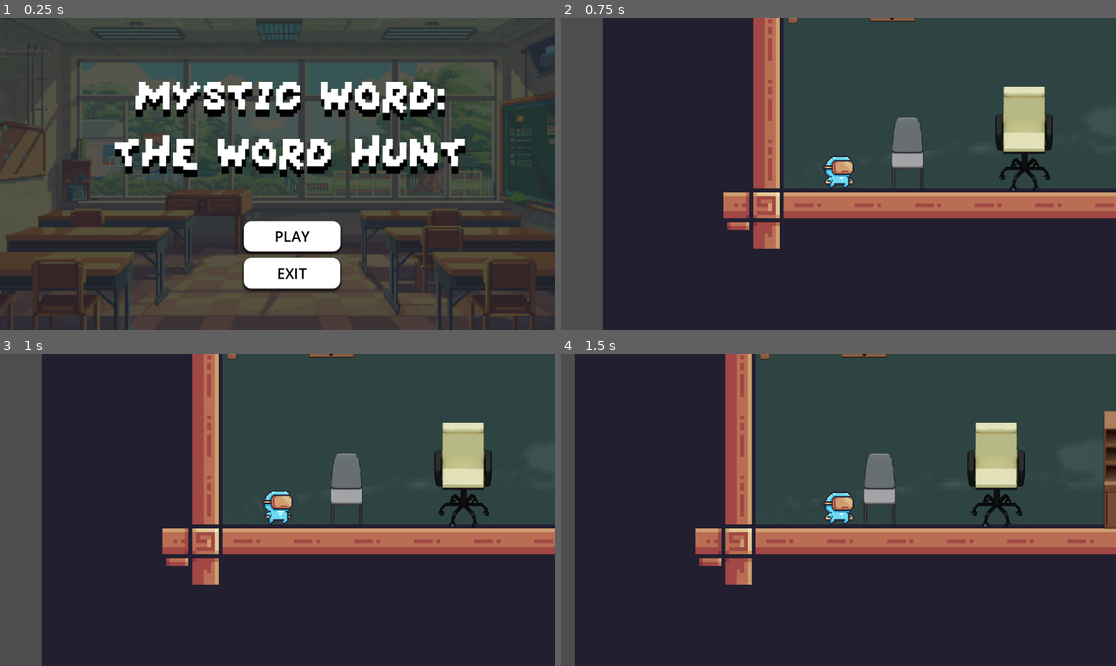
Above: before the commit, frames 1-4 (two rows, left to right).
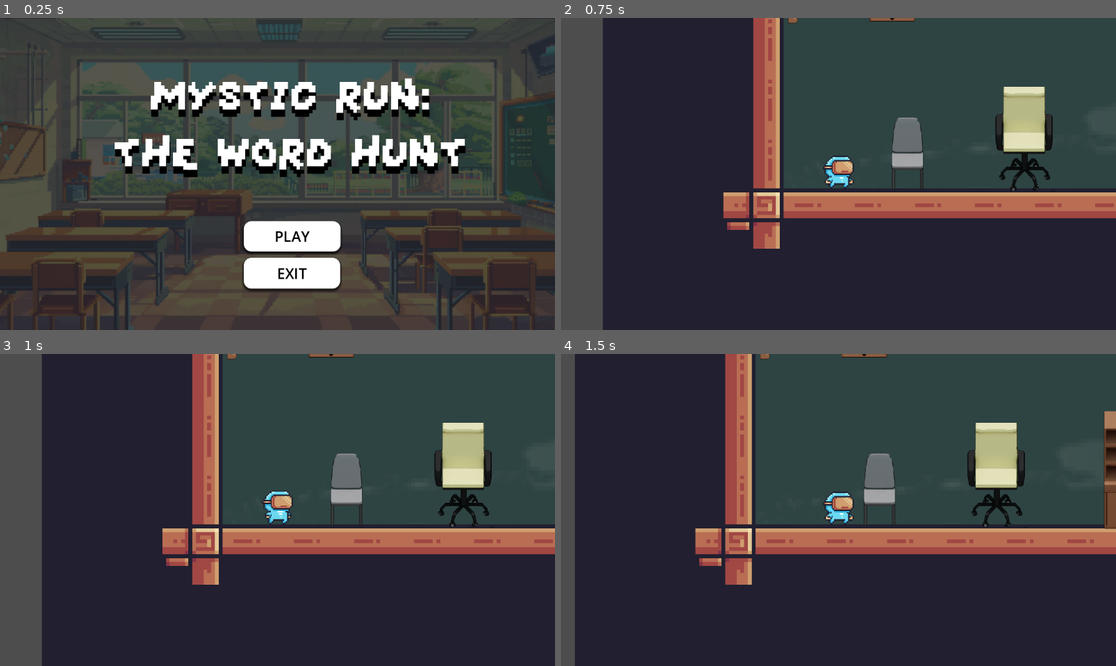
Above: after the commit, the same moments.

Repository: IsmaelCanseno/Mystic-Word--The-Words-Hunt
Game: Godot game, scene res://Scenes/main_menu.tscn
The game is run twice, just before and just after one commit, with the same random seed, the same clock (stepped at 60 frames per second) and the same inputs.
Inputs:
- Up to frame 1 (0.25 s): no input
- Up to frame 2 (0.75 s): click "PLAY" at 0.5 s
- Up to frame 3 (1 s): no input
- Up to frame 4 (1.5 s): hold D (right) from 1.28 s (still down)

The runs differ from the first frame. In frame 1, 4.1% of the frame differs, in the area x 24-81%, y 19-33%; in frame 2, nothing differs; in frame 3, nothing differs; in frame 4, nothing differs.

Commit message:
Update main_menu.tscn

Diff:
--- a/new-game-project/Scenes/main_menu.tscn
+++ b/new-game-project/Scenes/main_menu.tscn
@@ -112,7 +112,7 @@
 theme_override_constants/shadow_offset_y = 15
 theme_override_fonts/font = ExtResource("2_sfkvv")
 theme_override_font_sizes/font_size = 114
-text = "MYSTIC WORD:
+text = "MYSTIC RUN:
 THE WORD HUNT"
 horizontal_alignment = 1
 vertical_alignment = 1
